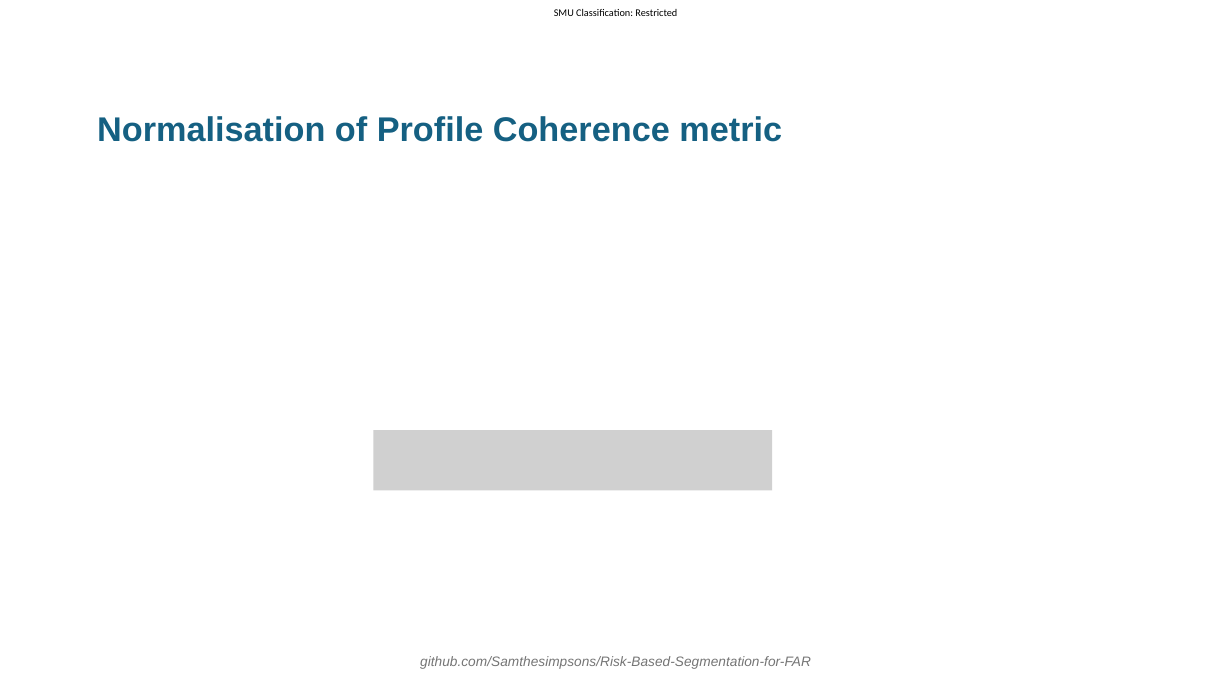
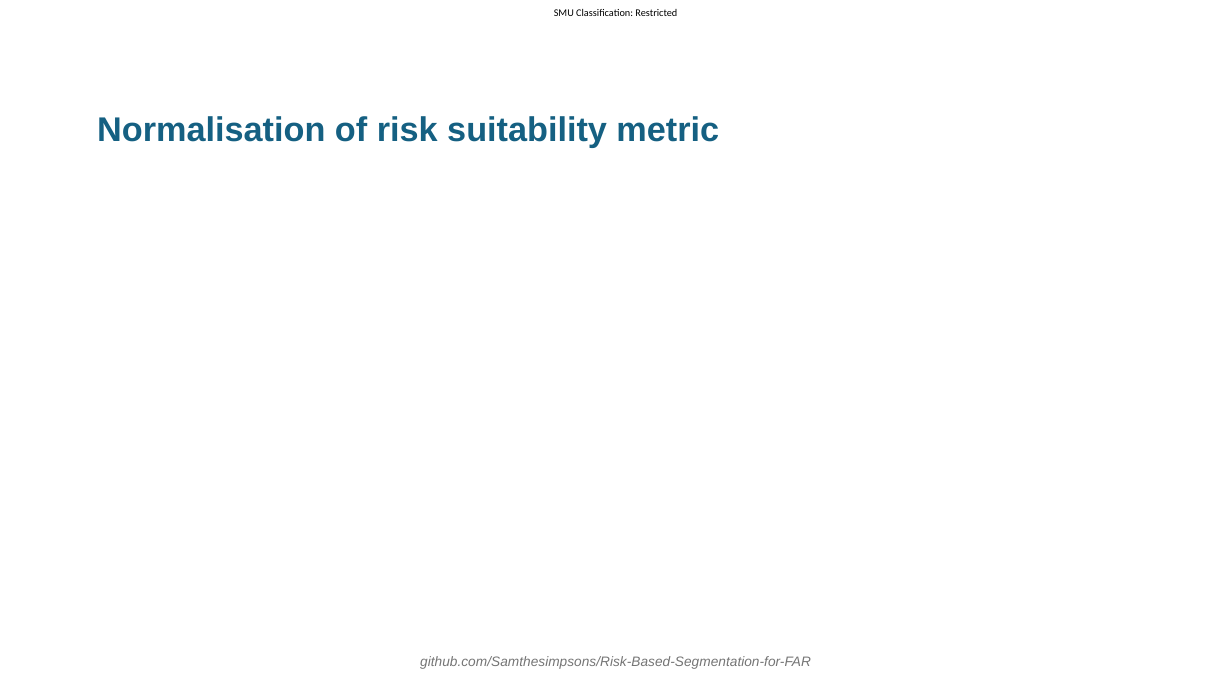
Before and after one commit to Samthesimpsons/Risk-Based-Segmentation-for-FAR, a slide deck: slide 20 of thesis/slides_draft_2/slides.pptx. Drawn at 1232x693 pixels with LibreOffice and Linux fonts; fonts in the diff are those of the drawing; grey boxes stand for pictures; background and template pictures are left out. Boxes give left, top, right and bottom in pixels: in the first picture for what was removed or moved away, otherwise in the second. Text is boxed around its words. In the diff, an @@ line names an element or a change of style, - is before the commit and + after.

```diff
--- a/thesis/slides_draft_2/slides.pptx
+++ b/thesis/slides_draft_2/slides.pptx
@@ title at bbox=[97, 116, 719, 147]: text changed @@
-Normalisation of Profile Coherence metric
+Normalisation of risk suitability metric
@@ picture removed at bbox=[373, 430, 772, 490] @@
```
Also in this commit, not shown: 23 other slides changed.
